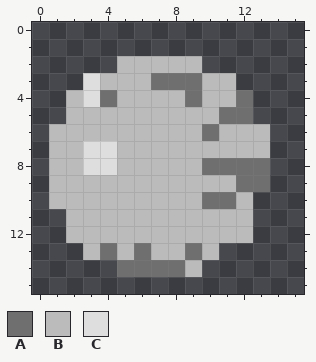
Two versions of one pixel-art sprite, images/planet.png. The first picture shows the starting point.
The file is 16x16 pixels.
Palette (. is transparent): A #6f6f6f  B #bbbbbb  C #dedede
Pixels before, first column x 1:
 2 ....BBBBB....
 3 ..CBBBAAABB..
 4 .BCABBBBABBA.
 5 .BBBBBBBBBAA.
 6 BBBBBBBBBABBB
 7 BBCCBBBBBBBBB
 8 BBCCBBBBBAAAA
 9 BBBBBBBBBBBAA
10 BBBBBBBBBAAB.
11 .BBBBBBBBBBB.
12 .BBBBBBBBBBB.
13 ..BABABBAB...
14 ....AAAAB....
After:
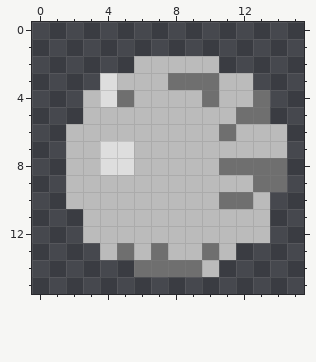
Change:
Changed rows in their new state; - is an unchanged pixel.
first column x 1:
 2 ----.----B----
 3 --.C--B--A-B--
 4 -.BCA---BA-BA-
 5 -.--------B-A-
 6 .--------BA--B
 7 .-B-C--------B
 8 .-B-C----B---A
 9 .----------B-A
10 .--------B-AB-
11 -.----------B-
12 -.----------B-
13 --.BABA-BAB---
14 ----.---AB----
Changed places in both pictures, as pixel boxes (x1, y1, x2, y2):
changed: (49, 56, 287, 277)
